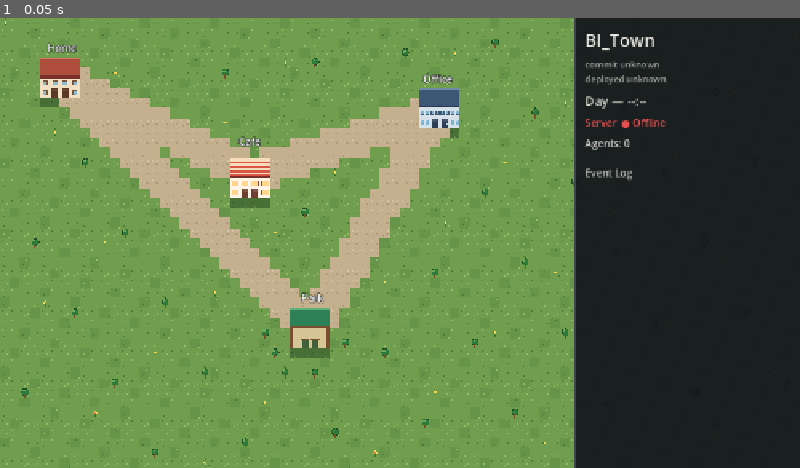
Above: before the commit, frame 1.
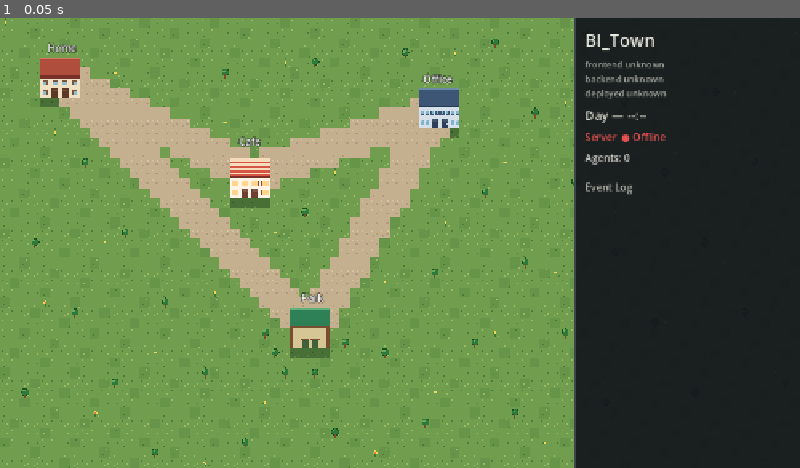
Above: after the commit, the same moment.

Repository: NYCU-Police/BI_Town
Game: Godot game, scene res://scenes/main.tscn
Same seed, same stepped clock (60 frames per second), same inputs: the game is played once before the commit and once after it.
Inputs:
- Up to frame 1 (0.05 s): no input

The runs differ from the first frame. In frame 1, 0.8% of the frame differs, in the area x 73-84%, y 9-40%.

Commit message:
feat: stamp the frontend commit into the web export
The HUD should show which export is on screen, separately from the backend that is answering.

Co-authored-by: Cursor <cursoragent@cursor.com>

Diff:
--- /dev/null
+++ b/game/build_info.json
@@ -0,0 +1 @@
+{"commit": "unknown"}
--- a/game/scripts/hud.gd
+++ b/game/scripts/hud.gd
@@ -1,4 +1,7 @@
 extends CanvasLayer
+
+const _MATCH_COLOR := Color(0.65, 0.67, 0.64)
+const _MISMATCH_COLOR := Color(0.96, 0.62, 0.18)
 
 @onready var _title_label: Label = %Title
 @onready var _build_label: Label = %BuildLabel
@@ -14,7 +17,7 @@
 func _ready() -> void:
 	set_connection(false)
 	_title_label.text = "BI_Town"
-	_build_label.text = "commit —"
+	_render_identity(_read_local_frontend_commit(), "", "", false)
 	_time_label.text = "Day — --:--"
 	_agents_label.text = "Agents: 0"
 	_request_health()
@@ -78,32 +81,44 @@
 	http.request_completed.connect(_on_health_completed)
 	var err := http.request("http://127.0.0.1:8000/api/health")
 	if err != OK:
-		_show_unknown_identity()
+		_render_identity(_read_local_frontend_commit(), "unknown", "unknown", true)
 
 
 func _request_health_web() -> void:
-	# Relative /api/health follows the page origin (compose and production).
+	# Loose /build_info.json is the export stamp. /api/health is the backend.
 	# Keep the callback alive; Godot drops it if nothing references it.
 	_web_health_callback = JavaScriptBridge.create_callback(_on_web_health)
 	var window: Variant = JavaScriptBridge.get_interface("window")
 	if window == null:
-		_show_unknown_identity()
+		_render_identity("unknown", "unknown", "unknown", true)
 		return
 	window.biTownOnHealth = _web_health_callback
 	JavaScriptBridge.eval(
 		"""
-		fetch('/api/health').then(function (response) {
+		function biTownFinish(infoText, healthText) {
+			window.biTownOnHealth(infoText || '', healthText || '');
+		}
+		fetch('/build_info.json').then(function (response) {
 			if (!response.ok) {
-				window.biTownOnHealth('');
-				return;
+				return '';
 			}
-			response.text().then(function (text) {
-				window.biTownOnHealth(text);
+			return response.text();
+		}).catch(function () {
+			return '';
+		}).then(function (infoText) {
+			fetch('/api/health').then(function (response) {
+				if (!response.ok) {
+					biTownFinish(infoText, '');
+					return;
+				}
+				response.text().then(function (healthText) {
+					biTownFinish(infoText, healthText);
+				}).catch(function () {
+					biTownFinish(infoText, '');
+				});
 			}).catch(function () {
-				window.biTownOnHealth('');
+				biTownFinish(infoText, '');
 			});
-		}).catch(function () {
-			window.biTownOnHealth('');
 		});
 		""",
 		true,
@@ -111,13 +126,17 @@
 
 
 func _on_web_health(args: Array) -> void:
-	var text := ""
+	var info_text := ""
+	var health_text := ""
 	if args.size() > 0 and args[0] != null:
-		text = str(args[0])
-	if text.is_empty():
-		_show_unknown_identity()
-		return
-	_apply_health_text(text)
+		info_text = str(args[0])
+	if args.size() > 1 and args[1] != null:
+		health_text = str(args[1])
+	var frontend := _commit_from_build_info(info_text)
+	if health_text.is_empty():
+		_render_identity(frontend, "unknown", "unknown", true)
+		return
+	_apply_health_text(frontend, health_text)
 
 
 func _on_health_completed(
@@ -126,20 +145,33 @@
 	_headers: PackedStringArray,
 	body: PackedByteArray,
 ) -> void:
+	var frontend := _read_local_frontend_commit()
 	if result != HTTPRequest.RESULT_SUCCESS or response_code != 200:
-		_show_unknown_identity()
-		return
-	_apply_health_text(body.get_string_from_utf8())
-
-
-func _show_unknown_identity() -> void:
-	_build_label.text = "commit unknown\ndeployed unknown"
-
-
-func _apply_health_text(text: String) -> void:
+		_render_identity(frontend, "unknown", "unknown", true)
+		return
+	_apply_health_text(frontend, body.get_string_from_utf8())
+
+
+func _read_local_frontend_commit() -> String:
+	if not FileAccess.file_exists("res://build_info.json"):
+		return "unknown"
+	return _commit_from_build_info(FileAccess.get_file_as_string("res://build_info.json"))
+
+
+func _commit_from_build_info(text: String) -> String:
 	var parsed: Variant = JSON.parse_string(text)
 	if typeof(parsed) != TYPE_DICTIONARY:
-		_show_unknown_identity()
+		return "unknown"
+	var commit := str(parsed.get("commit", "unknown")).strip_edges()
+	if commit.is_empty():
+		return "unknown"
+	return commit
+
+
+func _apply_health_text(frontend: String, text: String) -> void:
+	var parsed: Variant = JSON.parse_string(text)
+	if typeof(parsed) != TYPE_DICTIONARY:
+		_render_identity(frontend, "unknown", "unknown", true)
 		return
 	var data: Dictionary = parsed
 	var service := str(data.get("service", "BI_Town"))
@@ -148,16 +180,35 @@
 		_title_label.text = service
 	else:
 		_title_label.text = "%s v%s" % [service, version]
-	var commit := str(data.get("git_commit", "unknown"))
-	if commit.is_empty():
-		commit = "unknown"
-	var shown := commit
-	if commit != "unknown" and commit.length() > 7:
-		shown = commit.substr(0, 7)
-	var deployed := str(data.get("deployed_at", "unknown"))
+	var backend := str(data.get("git_commit", "unknown")).strip_edges()
+	if backend.is_empty():
+		backend = "unknown"
+	var deployed := str(data.get("deployed_at", "unknown")).strip_edges()
 	if deployed.is_empty():
 		deployed = "unknown"
-	_build_label.text = "commit %s\ndeployed %s" % [shown, deployed]
+	_render_identity(frontend, backend, deployed, true)
+
+
+func _render_identity(frontend: String, backend: String, deployed: String, settled: bool) -> void:
+	if frontend.is_empty():
+		frontend = "unknown"
+	var backend_text := backend if not backend.is_empty() else "…"
+	var deployed_text := deployed if not deployed.is_empty() else "…"
+	_build_label.text = "frontend %s\nbackend %s\ndeployed %s" % [
+		_short_commit(frontend),
+		_short_commit(backend_text),
+		deployed_text,
+	]
+	var color := _MATCH_COLOR
+	if settled and frontend != backend:
+		color = _MISMATCH_COLOR
+	_build_label.add_theme_color_override("font_color", color)
+
+
+func _short_commit(commit: String) -> String:
+	if commit != "unknown" and commit != "…" and commit.length() > 7:
+		return commit.substr(0, 7)
+	return commit
 
 
 func _set_clock(data: Dictionary) -> void:
Not shown, changed: game/export_presets.cfg
Not shown, changed: .github/workflows/ci.yml
